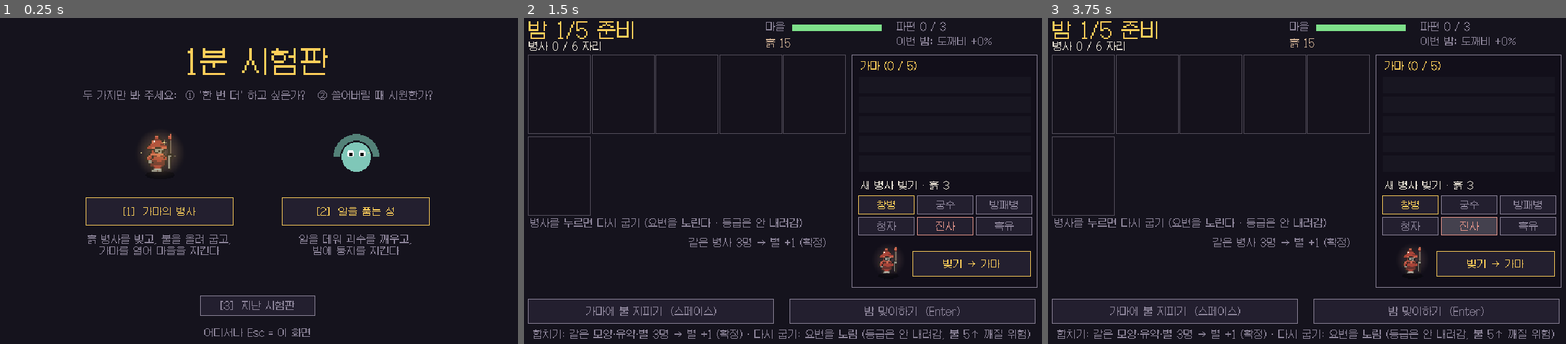
Above: before the commit, frames 1-3 (left to right).
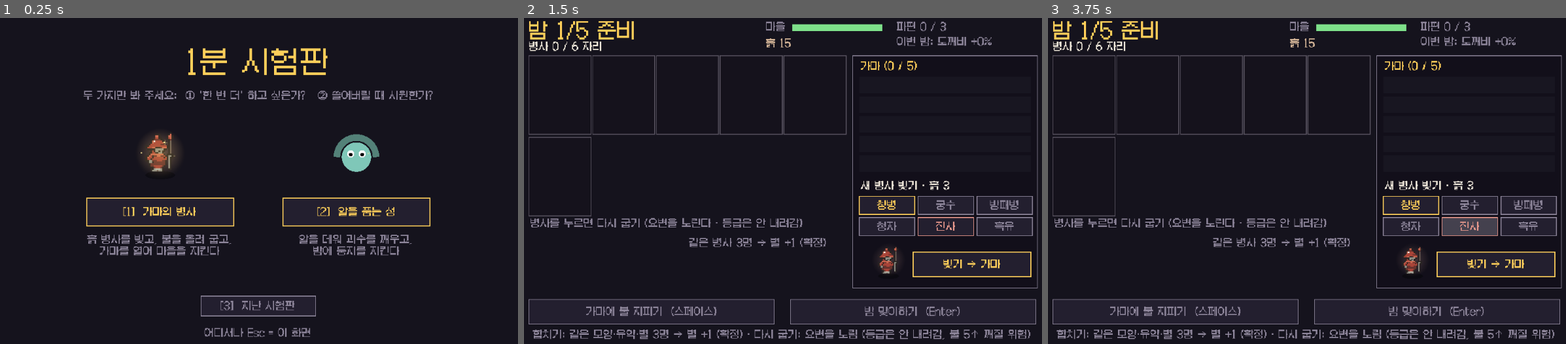
Above: after the commit, the same moments.

Repository: ychan94/game
Game: Godot game, scene res://src/game/launcher.tscn
The game is run twice, just before and just after one commit, with the same random seed, the same clock (stepped at 60 frames per second) and the same inputs.
Inputs (mouse positions are in pixels of both pictures, inside the frame that each line leads up to):
- Up to frame 1 (0.25 s): no input
- Up to frame 2 (1.5 s): tap Enter at 0.5 s; move the mouse to (896, 164) at 0.52 s; hold D 0.53-1.28 s; tap 1 at 0.6 s; click (896, 164) at 0.67 s; tap Space at 0.77, 1.25 s; tap 2 at 0.8, 1.35 s; move the mouse to (679, 197) at 1.27 s; hold S from 1.28 s (still down)
- Up to frame 3 (3.75 s): tap Space at 1.52, 2.75, 3.02 s; tap 1 at 1.55, 2.1, 3.05 s; tap Enter at 2, 3.5, 3.6 s; move the mouse to (1358, 109) at 2.02 s; release S at 2.03 s; hold D 2.03-2.78 s; tap 2 at 2.3, 2.85 s; move the mouse to (1281, 246) at 2.77 s; hold W 2.78-3.53 s; click (1281, 246) at 2.92 s; move the mouse to (1462, 229) at 3.52 s; hold A from 3.53 s (still down)

The runs differ from the first frame. In frame 1, 3.0% of the frame differs, in the area x 16-84%, y 9-98%; in frame 2, 6.3%, in the area x 0-100%, y 0-99%; in frame 3, 6.3%.

Commit message:
HD-2D: 고해상도 층 그리기, 실감 나는 전장 분위기, 입자 합동 기술, 이펙트 재생 장치
사용자: "배경이나 스킬 에셋, 파이프라인이 너무 어색해. 실물 같은 느낌으로 보완해야할 것 같아."
- 1280×800 으로 그리기 + 층 5개(바닥·뒷층·기본·빛·앞): 픽셀 캐릭터는 또렷, 빛·안개는 부드럽게
- 바닥 한 장(흙길·풀밭·돌담), 안개·달빛·반딧불·등불·푸른 밤·비네트
- 합동 기술 파도를 입자로 (불길 벽·물보라·흙먼지), 이펙트 애니메이션 재생 장치(fx 그림이 있으면 사용)
- 그림 목록에 배경 1장·이펙트 10종, 검사 도구 장면 수 검사, Codex 지시서 04
검사: p0·p1·boss 통과, 1280×800 스크린샷 확인, 임시 이펙트 그림으로 재생 확인(지움)
작업 메모: work/2026-11-27-실감/NOTES.md

Co-Authored-By: Claude Opus 5.5 <noreply@anthropic.com>
Claude-Session: https://claude.ai/code/session_013YWHGz7E5qjq6QhV64LkwS

Diff:
--- a/art/sprite_list.json
+++ b/art/sprite_list.json
@@ -272,6 +272,177 @@
    ],
    "group": "공통 (들판)",
    "what": "house 가 부서지고 불이 꺼진 모습."
+  },
+  {
+   "path": "assets/sprites/field/battlefield.png",
+   "size": [
+    640,
+    260
+   ],
+   "group": "실감 (배경·이펙트)",
+   "tile": true,
+   "max_colors": 96,
+   "what": "밤의 전장 배경 한 장 (위에서 비스듬히 내려다봄). 왼쪽 끝(가로 0~44px)은 마을 앞 다져진 흙마당과 낮은 돌담, 가운데를 가로질러 마을로 이어지는 흙길, 길 양옆은 밤 풀밭·돌·풀 포기, 오른쪽 끝은 어두운 숲 가장자리. 달빛은 오른쪽 위에서. 캐릭터가 잘 보이도록 전체적으로 어둡고 채도 낮게, 큰 물체(나무·바위)는 위쪽·아래쪽 가장자리에만. 집과 캐릭터는 그리지 않는다 (게임이 그 위에 그림). 픽셀 아트, 흐림 없음."
+  },
+  {
+   "path": "assets/sprites/fx/fire_wall.png",
+   "size": [
+    384,
+    48
+   ],
+   "frame": [
+    48,
+    48
+   ],
+   "frames": 8,
+   "group": "실감 (배경·이펙트)",
+   "fx": true,
+   "max_colors": 32,
+   "what": "합동 기술 '화염 파도'의 불기둥 한 칸. 아래에서 위로 넘실대는 불길, 하얀 노랑 심지 → 주황 → 붉은 끝. 8장면이 이어지면 계속 타오르는 고리. 한 장면 48×48, 가로로 8장면 이어 붙인 한 줄 (전체 384×48). 투명 배경. 빛나는 부분은 밝게 (게임이 빛을 더하는 방식으로 겹쳐 그림)."
+  },
+  {
+   "path": "assets/sprites/fx/water_wave.png",
+   "size": [
+    384,
+    48
+   ],
+   "frame": [
+    48,
+    48
+   ],
+   "frames": 8,
+   "group": "실감 (배경·이펙트)",
+   "fx": true,
+   "max_colors": 32,
+   "what": "합동 기술 '해일'의 물마루 한 칸. 왼쪽에서 오른쪽으로 부서지는 파도, 청자 비취색 물 + 하얀 물보라. 8장면 고리. 한 장면 48×48, 가로로 8장면 이어 붙인 한 줄 (전체 384×48). 투명 배경. 빛나는 부분은 밝게 (게임이 빛을 더하는 방식으로 겹쳐 그림)."
+  },
+  {
+   "path": "assets/sprites/fx/earth_crack.png",
+   "size": [
+    288,
+    48
+   ],
+   "frame": [
+    48,
+    48
+   ],
+   "frames": 6,
+   "group": "실감 (배경·이펙트)",
+   "fx": true,
+   "max_colors": 32,
+   "what": "합동 기술 '지진'. 땅이 세로로 갈라지며 흙과 돌조각이 튀어 오름, 흑유 검갈색 + 갈라진 틈의 주황빛. 6장면 (열렸다 가라앉음). 한 장면 48×48, 가로로 6장면 이어 붙인 한 줄 (전체 288×48). 투명 배경. 빛나는 부분은 밝게 (게임이 빛을 더하는 방식으로 겹쳐 그림)."
+  },
+  {
+   "path": "assets/sprites/fx/hit_spark.png",
+   "size": [
+    128,
+    32
+   ],
+   "frame": [
+    32,
+    32
+   ],
+   "frames": 4,
+   "group": "실감 (배경·이펙트)",
+   "fx": true,
+   "max_colors": 32,
+   "what": "속성 없는 타격 섬광. 하얀 십자·별 모양 섬광이 번쩍였다 사라짐. 4장면. 한 장면 32×32, 가로로 4장면 이어 붙인 한 줄 (전체 128×32). 투명 배경. 빛나는 부분은 밝게 (게임이 빛을 더하는 방식으로 겹쳐 그림)."
+  },
+  {
+   "path": "assets/sprites/fx/slash.png",
+   "size": [
+    240,
+    48
+   ],
+   "frame": [
+    48,
+    48
+   ],
+   "frames": 5,
+   "group": "실감 (배경·이펙트)",
+   "fx": true,
+   "max_colors": 32,
+   "what": "창 찌르기·베기 궤적. 오른쪽을 향한 하얀 초승달 궤적이 그어졌다 흩어짐. 5장면. 한 장면 48×48, 가로로 5장면 이어 붙인 한 줄 (전체 240×48). 투명 배경. 빛나는 부분은 밝게 (게임이 빛을 더하는 방식으로 겹쳐 그림)."
+  },
+  {
+   "path": "assets/sprites/fx/fire_burst.png",
+   "size": [
+    192,
+    32
+   ],
+   "frame": [
+    32,
+    32
+   ],
+   "frames": 6,
+   "group": "실감 (배경·이펙트)",
+   "fx": true,
+   "max_colors": 32,
+   "what": "불 속성 타격: 작은 불꽃 폭발과 불티. 6장면. 한 장면 32×32, 가로로 6장면 이어 붙인 한 줄 (전체 192×32). 투명 배경. 빛나는 부분은 밝게 (게임이 빛을 더하는 방식으로 겹쳐 그림)."
+  },
+  {
+   "path": "assets/sprites/fx/splash.png",
+   "size": [
+    192,
+    32
+   ],
+   "frame": [
+    32,
+    32
+   ],
+   "frames": 6,
+   "group": "실감 (배경·이펙트)",
+   "fx": true,
+   "max_colors": 32,
+   "what": "물 속성 타격: 물보라와 물방울이 튀었다 떨어짐. 6장면. 한 장면 32×32, 가로로 6장면 이어 붙인 한 줄 (전체 192×32). 투명 배경. 빛나는 부분은 밝게 (게임이 빛을 더하는 방식으로 겹쳐 그림)."
+  },
+  {
+   "path": "assets/sprites/fx/dust.png",
+   "size": [
+    192,
+    32
+   ],
+   "frame": [
+    32,
+    32
+   ],
+   "frames": 6,
+   "group": "실감 (배경·이펙트)",
+   "fx": true,
+   "max_colors": 32,
+   "what": "땅 속성 타격: 흙먼지와 작은 돌조각. 6장면. 한 장면 32×32, 가로로 6장면 이어 붙인 한 줄 (전체 192×32). 투명 배경. 빛나는 부분은 밝게 (게임이 빛을 더하는 방식으로 겹쳐 그림)."
+  },
+  {
+   "path": "assets/sprites/fx/death_poof.png",
+   "size": [
+    192,
+    32
+   ],
+   "frame": [
+    32,
+    32
+   ],
+   "frames": 6,
+   "group": "실감 (배경·이펙트)",
+   "fx": true,
+   "max_colors": 32,
+   "what": "도깨비가 쓰러질 때: 푸른 도깨비불 연기가 피어올랐다 흩어짐. 6장면. 한 장면 32×32, 가로로 6장면 이어 붙인 한 줄 (전체 192×32). 투명 배경. 빛나는 부분은 밝게 (게임이 빛을 더하는 방식으로 겹쳐 그림)."
+  },
+  {
+   "path": "assets/sprites/fx/legend_aura.png",
+   "size": [
+    384,
+    48
+   ],
+   "frame": [
+    48,
+    48
+   ],
+   "frames": 8,
+   "group": "실감 (배경·이펙트)",
+   "fx": true,
+   "max_colors": 32,
+   "what": "요변 병사 발밑에서 맴도는 금빛 기운 (원 모양 빛 고리 + 반짝이). 8장면 고리. 한 장면 48×48, 가로로 8장면 이어 붙인 한 줄 (전체 384×48). 투명 배경. 빛나는 부분은 밝게 (게임이 빛을 더하는 방식으로 겹쳐 그림)."
   }
  ],
  "정한 그림체 (2026-11-27, 사용자 승인)": [
--- a/src/game/glow_layer.gd
+++ b/src/game/glow_layer.gd
@@ -1,14 +1,32 @@
 extends Node2D
-## 빛 층: 이 층에 그린 것은 '빛을 더하는'(가산 혼합) 방식으로 섞인다. 겹칠수록 밝아져 진짜 빛처럼 보인다.
-## 실제 그리기는 주인(host)의 draw_glow(이 층) 이 한다.
+## 그리기 층 하나. 주인(host)의 draw_layer(이 층, mode) 가 실제로 그린다.
+##   bg    : 전장 바닥 (픽셀, 캐릭터 뒤)
+##   back  : 그림자·뒷빛·낮은 안개 (부드럽게, 캐릭터 뒤)
+##   glow  : 불빛·섬광 (빛을 더하는 가산 혼합, 캐릭터 앞)
+##   front : 앞 안개·밤 색감·가장자리 어둡게 (부드럽게, 캐릭터 앞)
 
 var host = null
+var mode := "glow"
 
 
-func _ready() -> void:
-	var m := CanvasItemMaterial.new()
-	m.blend_mode = CanvasItemMaterial.BLEND_MODE_ADD
-	material = m
+func setup(owner_node, layer_mode: String) -> void:
+	host = owner_node
+	mode = layer_mode
+	match mode:
+		"bg":
+			z_index = -2
+		"back":
+			z_index = -1
+			texture_filter = CanvasItem.TEXTURE_FILTER_LINEAR
+		"glow":
+			z_index = 1
+			texture_filter = CanvasItem.TEXTURE_FILTER_LINEAR
+			var m := CanvasItemMaterial.new()
+			m.blend_mode = CanvasItemMaterial.BLEND_MODE_ADD
+			material = m
+		"front":
+			z_index = 2
+			texture_filter = CanvasItem.TEXTURE_FILTER_LINEAR
 
 
 func _process(_d: float) -> void:
@@ -16,5 +34,5 @@
 
 
 func _draw() -> void:
-	if host != null and host.has_method("draw_glow"):
-		host.draw_glow(self)
+	if host != null and host.has_method("draw_layer"):
+		host.draw_layer(self, mode)
--- a/src/game/kiln_scene.gd
+++ b/src/game/kiln_scene.gd
@@ -138,7 +138,7 @@
 # ---------------- 그리기 ----------------
 func _draw() -> void:
 	buttons.clear()
-	draw_rect(Rect2(Vector2.ZERO, VIEW), C["bg"])
+	draw_screen_bg()
 	match state:
 		"prep":
 			_draw_prep()
--- a/src/game/nest_scene.gd
+++ b/src/game/nest_scene.gd
@@ -82,7 +82,7 @@
 # ---------------- 그리기 ----------------
 func _draw() -> void:
 	buttons.clear()
-	draw_rect(Rect2(Vector2.ZERO, VIEW), C["bg"])
+	draw_screen_bg()
 	match state:
 		"egg":
 			_draw_egg_screen()
--- a/src/game/proto_base.gd
+++ b/src/game/proto_base.gd
@@ -39,6 +39,9 @@
 var lights: Array = []           # 순간 섬광 [{pos, radius, color, t, life}]
 var hitstop := 0                 # 큰 한 방에 전투를 잠깐 멈춘다 (손맛)
 var impacts: Array = []          # 맞는 순간의 십자 섬광 [{pos, t, life, size, color}]
+var wave_parts: Array = []       # 합동 기술 파도 입자 [{pos, vel, t, life, size, element}]
+var anims: Array = []            # 이펙트 애니메이션 [{name, pos, frame_t, scale, add, flip}]
+const FX_FPS := 20               # 이펙트 그림 한 장면당 3프레임 (초당 20장)
 
 
 func _ready() -> void:
@@ -58,14 +61,68 @@
 	grad.add_point(0.35, Color(1, 1, 1, 0.55))
 	g.gradient = grad
 	glow_tex = g
-	glow_layer = load("res://src/game/glow_layer.gd").new()
-	glow_layer.host = self
-	add_child(glow_layer)
+	# 고해상도로 그리기: 픽셀 그림은 또렷하게(가까운 점), 빛·안개·연기는 부드럽게 (층마다 따로)
+	# project.godot 대신 실행 중에 바꾼다 (컴퓨터 쪽 편집기 변경과 겹치지 않게)
+	var win := get_window()
+	if win != null:
+		win.content_scale_mode = Window.CONTENT_SCALE_MODE_CANVAS_ITEMS
+		win.content_scale_aspect = Window.CONTENT_SCALE_ASPECT_KEEP
+	var Layer = load("res://src/game/glow_layer.gd")
+	for mode in ["bg", "back", "glow", "front"]:
+		var l: Node2D = Layer.new()
+		l.setup(self, mode)
+		add_child(l)
+		if mode == "glow":
+			glow_layer = l
+	_init_atmosphere()
 
 
 ## 부드러운 빛 한 점 (어느 층에든 그릴 수 있다)
 func glow(ci: CanvasItem, pos: Vector2, radius: float, color: Color, squash := 1.0) -> void:
 	ci.draw_texture_rect(glow_tex, Rect2(pos - Vector2(radius, radius * squash), Vector2(radius * 2.0, radius * 2.0 * squash)), false, color)
+
+
+## 이펙트 그림 (assets/sprites/fx/<이름>.png): 가로로 늘어선 정사각형 장면들. 있으면 재생하고 true, 없으면 false
+func fx_frames(name: String) -> int:
+	var tx := tex("fx/" + name)
+	if tx == null:
+		return 0
+	return maxi(1, int(tx.get_width() / tx.get_height()))
+
+
+func play_fx(name: String, pos: Vector2, scale_k := 1.0, add := true, flip := false) -> bool:
+	if fx_frames(name) == 0:
+		return false
+	anims.append({"name": name, "pos": pos, "frame_t": 0, "scale": scale_k, "add": add, "flip": flip})
+	return true
+
+
+func _draw_anims(ci: CanvasItem, o: Vector2, add: bool) -> void:
+	for a in anims:
+		if a["add"] != add:
+			continue
+		var tx := tex("fx/" + a["name"])
+		var n := fx_frames(a["name"])
+		var f: int = mini(n - 1, a["frame_t"] * FX_FPS / 60)
+		var fs: float = tx.get_height()
+		var sz: Vector2 = Vector2(fs, fs) * a["scale"]
+		var dst := Rect2(o + a["pos"] - sz / 2.0, sz)
+		if a["flip"]:
+			dst = Rect2(dst.position + Vector2(sz.x, 0), Vector2(-sz.x, sz.y))
+		ci.draw_texture_rect_region(tx, dst, Rect2(f * fs, 0, fs, fs))
+
+
+## 층마다 그릴 것
+func draw_layer(ci: CanvasItem, mode: String) -> void:
+	match mode:
+		"bg":
+			draw_background(ci)
+		"back":
+			draw_back(ci)
+		"glow":
+			draw_glow(ci)
+		"front":
+			draw_front(ci)
 
 
 ## 빛 층에 그릴 것: 장면마다 덮어써서 더한다 (super 호출)
@@ -73,15 +130,30 @@
 	if battle == null:
 		return
 	var o := FIELD_OFFSET + _shake_now
+	_draw_ambient_lights(ci, o)
+	_draw_anims(ci, o, true)
 	for l in lights:
 		var c: Color = l["color"]
 		c.a *= float(l["t"]) / l["life"]
 		glow(ci, l["pos"] + o, l["radius"] * (1.2 - 0.4 * float(l["t"]) / l["life"]), c)
 	for w in battle.waves:
 		var gc: Color = C[w["element"]].lightened(0.3)
-		gc.a = 0.5
-		for y in range(10, 260, 26):
-			glow(ci, Vector2(w["x"], y) + o, 26.0, gc)
+		gc.a = 0.22
+		for y in range(10, 260, 30):
+			glow(ci, Vector2(w["x"], y) + o, 34.0, gc)
+	for wp in wave_parts:
+		var age: float = float(wp["t"]) / wp["life"]
+		var col: Color
+		match wp["element"]:
+			"fire":
+				col = Color(1.0, 0.95, 0.75).lerp(Color(1.0, 0.55, 0.15), minf(1.0, age * 2.0)).lerp(Color(0.7, 0.12, 0.04), maxf(0.0, age * 2.0 - 1.0))
+				col.a = (1.0 - age) * 0.8
+			"water":
+				col = Color(0.95, 1.0, 1.0).lerp(Color(0.4, 0.85, 0.8), age)
+				col.a = (1.0 - age) * 0.6
+			_:
+				col = Color(0.75, 0.6, 0.42, (1.0 - age) * 0.35)
+		glow(ci, wp["pos"] + o, wp["size"] * (1.0 - age * 0.4), col)
 	for im in impacts:
 		var kk: float = float(im["t"]) / im["life"]
 		var ip: Vector2 = im["pos"] + o
@@ -108,12 +180,187 @@
 		col.a = 0.55
 		glow(ci, p, 10.0, col)
 	for u in battle.units:
+		if u.team == "ally" and u.tier == "legend" and fx_frames("legend_aura") > 0:
+			var at := tex("fx/legend_aura")
+			var an := fx_frames("legend_aura")
+			var afs: float = at.get_height()
+			var asz := Vector2(afs, afs) * 1.6
+			ci.draw_texture_rect_region(at, Rect2(o + u.pos + Vector2(0, 14) - asz / 2.0, asz), Rect2((t / 3 % an) * afs, 0, afs, afs))
 		if u.team == "ally" and u.tier == "legend":
 			var lc: Color = C["accent"]
 			lc.a = 0.22 + 0.08 * sin(t * 0.12)
 			glow(ci, u.pos + o + Vector2(0, -8), 34.0, lc)
 		if u.burn_t > 0:
 			glow(ci, u.pos + o, 12.0, Color(1.0, 0.45, 0.15, 0.35))
+
+
+
+# ---------------- 전장 분위기 (HD-2D: 캐릭터는 픽셀, 배경·빛·공기는 실감 나게) ----------------
+var ground_tex: Texture2D        # 바닥 한 장 (Codex 배경 그림 field/battlefield 가 있으면 그걸 쓴다)
+var vignette_tex: Texture2D      # 가장자리 어둡게
+var fireflies: Array = []
+var fogs: Array = []
+
+
+func _init_atmosphere() -> void:
+	# 가장자리로 갈수록 어두워지는 원
+	var vg := GradientTexture2D.new()
+	vg.width = 128
+	vg.height = 128
+	vg.fill = GradientTexture2D.FILL_RADIAL
+	vg.fill_from = Vector2(0.5, 0.5)
+	vg.fill_to = Vector2(1.05, 0.5)
+	var vgrad := Gradient.new()
+	vgrad.set_color(0, Color(0, 0, 0, 0))
+	vgrad.set_color(1, Color(0, 0, 0, 0.75))
+	vgrad.add_point(0.55, Color(0, 0, 0, 0.0))
+	vg.gradient = vgrad
+	vignette_tex = vg
+	for i in 16:
+		fireflies.append({"pos": Vector2(randf_range(60, 620), randf_range(10, 250)), "vel": Vector2.ZERO, "ph": randf() * TAU})
+	for i in 6:
+		fogs.append({"pos": Vector2(randf_range(-100, 640), randf_range(150, 250)), "speed": randf_range(0.08, 0.2), "r": randf_range(80, 140)})
+
+
+## 바닥 한 장을 코드로 만든다: 밤 풀밭 + 마을로 이어지는 흙길 + 돌 + 풀 포기 (반 해상도 → 2배)
+func _make_ground() -> Texture2D:
+	var w := 320
+	var h := 130
+	var img := Image.create(w, h, false, Image.FORMAT_RGBA8)
+	var nz := FastNoiseLite.new()
+	nz.seed = 7
+	nz.frequency = 0.06
+	var nz2 := FastNoiseLite.new()
+	nz2.seed = 11
+	nz2.frequency = 0.25
+	var grass := [Color("1b2a22"), Color("203227"), Color("26392b"), Color("2c4230")]
+	var dirt := [Color("3a3026"), Color("44382b"), Color("4e4131"), Color("5a4b38")]
+	var rng := RandomNumberGenerator.new()
+	rng.seed = 3
+	for y in h:
+		for x in w:
+			var n := (nz.get_noise_2d(x, y) + 1.0) * 0.5
+			var fine := (nz2.get_noise_2d(x, y) + 1.0) * 0.5
+			var path_y := 66.0 + sin(x * 0.025) * 9.0 + sin(x * 0.07) * 3.0
+			var path_w := 20.0 + 8.0 * (1.0 - x / float(w)) + nz.get_noise_2d(x * 3.0, 99.0) * 4.0
+			var d := absf(y - path_y)
+			var c: Color
+			if d < path_w:
+				c = dirt[clampi(int((n * 0.6 + fine * 0.4) * 4.0), 0, 3)]
+				if d > path_w - 3.0:
+					c = c.lerp(grass[1], 0.5)   # 길 가장자리
+				if fine > 0.82:
+					c = Color("6a5a45")          # 자갈
+			else:
+				c = grass[clampi(int((n * 0.7 + fine * 0.3) * 4.0), 0, 3)]
+				if fine > 0.86 and n > 0.4:
+					c = Color("3a5338")          # 풀 포기 밝은 끝
+			# 마을 쪽 다져진 마당
+			if x < 22:
+				c = c.lerp(dirt[1], 0.6)
+			img.set_pixel(x, y, c)
+	# 돌 몇 개
+	for i in 26:
+		var sx := rng.randi_range(30, w - 4)
+		var sy := rng.randi_range(2, h - 4)
+		img.set_pixel(sx, sy, Color("5c5a55"))
+		img.set_pixel(sx + 1, sy, Color("4a4844"))
+		img.set_pixel(sx, sy + 1, Color("3a3936"))
+	return ImageTexture.create_from_image(img)
+
+
+func _tick_atmosphere() -> void:
+	for f in fireflies:
+		f["ph"] += 0.05
+		f["vel"] = (f["vel"] + Vector2(randf_range(-0.05, 0.05), randf_range(-0.05, 0.05))).limit_length(0.5)
+		f["pos"] += f["vel"]
+		f["pos"].x = wrapf(f["pos"].x, 50, 630)
+		f["pos"].y = wrapf(f["pos"].y, 5, 255)
+	for g in fogs:
+		g["pos"].x += g["speed"]
+		if g["pos"].x - g["r"] > 640:
+			g["pos"].x = -g["r"]
+
+
+func _house_pos(i: int) -> Vector2:
+	return Vector2(8, 30 + i * 60) + Vector2(12, 14)
+
+
+## 화면 배경색: 전장이 보일 때는 바닥층이 그리므로 기본층은 칠하지 않는다
+func draw_screen_bg() -> void:
+	if battle == null:
+		draw_rect(Rect2(Vector2.ZERO, VIEW), C["bg"])
+
+
+## 바닥층: 화면 배경색 + 전장 한 장 + 마을 돌담
+func draw_background(ci: CanvasItem) -> void:
+	if battle == null:
+		return
+	ci.draw_rect(Rect2(Vector2.ZERO, VIEW), C["bg"])
+	var o := FIELD_OFFSET + _shake_now
+	var bf := tex("field/battlefield")
+	if bf != null:
+		ci.draw_texture_rect(bf, Rect2(o, Vector2(640, 260)), false)
+	else:
+		if ground_tex == null:
+			ground_tex = _make_ground()
+		ci.draw_texture_rect(ground_tex, Rect2(o, Vector2(640, 260)), false)
+	# 마을 돌담 (마을 경계)
+	for y in range(0, 260, 8):
+		var sx: float = 38.0 + (2.0 if (y / 8) % 2 == 0 else 0.0)
+		ci.draw_rect(Rect2(o + Vector2(sx, y), Vector2(6, 7)), Color("4b4842"))
+		ci.draw_rect(Rect2(o + Vector2(sx, y), Vector2(6, 1)), Color("67635b"))
+
+
+## 뒷층(부드럽게, 캐릭터 뒤): 달빛, 낮은 안개, 그림자, 병사 뒷빛
+func draw_back(ci: CanvasItem) -> void:
+	if battle == null:
+		return
+	var o := FIELD_OFFSET + _shake_now
+	glow(ci, o + Vector2(560, -40), 260.0, Color(0.55, 0.65, 0.95, 0.10))   # 달빛
+	for g in fogs:
+		glow(ci, o + g["pos"], g["r"], Color(0.7, 0.78, 0.9, 0.07), 0.35)
+	for u in battle.units:
+		var mo := _motion(u)
+		if u.team == "ally":
+			glow(ci, o + u.pos + Vector2(0, 22), 20.0, Color(0, 0, 0, 0.55), 0.3)
+			var bl: Color = C[u.element].lightened(0.55)
+			bl.a = 0.28
+			glow(ci, o + u.pos + mo["off"] + Vector2(0, -6), 30.0, bl)
+		else:
+			var look := _enemy_look(u)
+			var tx := tex(look[0])
+			var h: float = (tx.get_height() if tx != null else 20.0) * look[1]
+			glow(ci, o + u.pos + Vector2(0, h * 0.36), h * 0.38, Color(0, 0, 0, 0.5), 0.3)
+
+
+## 앞층(부드럽게, 캐릭터 앞): 앞 안개 자락, 밤 색감, 가장자리 어둡게
+func draw_front(ci: CanvasItem) -> void:
+	if battle == null:
+		return
+	var o := FIELD_OFFSET + _shake_now
+	for i in 3:
+		var fx_x: float = fmod(t * (0.25 + i * 0.1) + i * 230.0, 900.0) - 130.0
+		glow(ci, o + Vector2(fx_x, 245 - i * 8), 120.0, Color(0.75, 0.82, 0.95, 0.06), 0.25)
+	ci.draw_rect(Rect2(o, Vector2(640, 260)), Color(0.08, 0.12, 0.3, 0.12))   # 푸른 밤
+	ci.draw_texture_rect(vignette_tex, Rect2(o + Vector2(-40, -30), Vector2(720, 320)), false)
+
+
+## 빛층에 더하는 것: 마을 등불, 반딧불
+func _draw_ambient_lights(ci: CanvasItem, o: Vector2) -> void:
+	var vk: float = battle.village_hp / PD.VILLAGE_HP
+	for i in 4:
+		if vk <= i * 0.25:
+			continue
+		var fl := 0.85 + 0.15 * sin(t * 0.21 + i * 1.7) + 0.06 * sin(t * 0.67 + i)
+		var hp := _house_pos(i) + o + Vector2(8, 2)
+		glow(ci, hp, 34.0 * fl, Color(1.0, 0.62, 0.25, 0.28 * fl))
+		glow(ci, hp, 8.0, Color(1.0, 0.8, 0.45, 0.6 * fl))
+	for f in fireflies:
+		var a: float = maxf(0.0, sin(f["ph"]))
+		if a > 0.05:
+			glow(ci, o + f["pos"], 6.0, Color(0.75, 1.0, 0.45, 0.55 * a))
+			ci.draw_rect(Rect2(o + f["pos"], Vector2(1, 1)), Color(0.9, 1.0, 0.7, a))
 
 
 # ---------------- 입력 ----------------
@@ -171,6 +418,7 @@
 
 func tick_fx() -> void:
 	t += 1
+	_tick_atmosphere()
 	shake = maxf(0.0, shake * 0.85 - 0.05)
 	_shake_now = shake_offset()
 	for id in uv:
@@ -196,6 +444,15 @@
 	for im in impacts:
 		im["t"] -= 1
 	impacts = impacts.filter(func(im): return im["t"] > 0)
+	for a in anims:
+		a["frame_t"] += 1
+	anims = anims.filter(func(a): return a["frame_t"] * FX_FPS / 60 < fx_frames(a["name"]))
+	for wp in wave_parts:
+		wp["pos"] += wp["vel"]
+		if wp["element"] != "fire":
+			wp["vel"].y += 0.18
+		wp["t"] += 1
+	wave_parts = wave_parts.filter(func(wp): return wp["t"] < wp["life"])
 	for p in fx:
 		p["pos"] += p["vel"]
 		p["vel"] *= 0.93
@@ -231,6 +488,10 @@
 
 
 func _element_hit_fx(pos: Vector2, element: String, dir: Vector2, big: bool) -> void:
+	var sheet: String = {"fire": "fire_burst", "water": "splash", "earth": "dust"}.get(element, "hit_spark")
+	if play_fx(sheet, pos, 1.5 if big else 1.0, element != "earth", dir.x < 0.0):
+		light(pos, 22.0 if big else 14.0, Color(C.get(element, C["text"]).r, C.get(element, C["text"]).g, C.get(element, C["text"]).b, 0.5), 10)
+		return
 	var sp := pos + FIELD_OFFSET
 	match element:
 		"fire":
@@ -259,12 +520,27 @@
 		hitstop -= 1
 		return
 	battle.step()
-	# 합동 기술 파도 앞에서 튀는 입자
+	# 합동 기술 파도: 벽 그림(fx/fire_wall·water_wave·earth_crack)이 있으면 세로로 이어 재생, 없으면 입자
 	for w in battle.waves:
-		var wc: Color = C[w["element"]].lightened(0.4)
-		for i in 4:
-			fx.append({"pos": Vector2(w["x"], randf_range(0, 260)) + FIELD_OFFSET, "vel": Vector2(randf_range(0.5, 2.5), randf_range(-2.0, 0.5)),
-				"t": 20, "life": 20, "color": wc, "size": 3.0 if w["element"] == "earth" else 2.0})
+		var el: String = w["element"]
+		var wall: String = {"fire": "fire_wall", "water": "water_wave", "earth": "earth_crack"}[el]
+		if fx_frames(wall) > 0:
+			if battle.frame % 3 == 0:
+				for y in range(16, 260, 40):
+					play_fx(wall, Vector2(w["x"], y), 1.0, el != "earth")
+			continue
+		for i in (14 if el == "fire" else 10):
+			var y := randf_range(0.0, 260.0)
+			match el:
+				"fire":
+					wave_parts.append({"pos": Vector2(w["x"] + randf_range(-8, 4), y), "vel": Vector2(randf_range(2.0, 4.0), -randf_range(1.0, 2.6)),
+						"t": 0, "life": randi_range(10, 18), "size": randf_range(8.0, 14.0), "element": el})
+				"water":
+					wave_parts.append({"pos": Vector2(w["x"] + randf_range(-4, 4), y), "vel": Vector2(randf_range(1.0, 3.5), randf_range(-2.5, 0.5)),
+						"t": 0, "life": randi_range(14, 26), "size": randf_range(5.0, 10.0), "element": el})
+				"earth":
+					wave_parts.append({"pos": Vector2(w["x"] + randf_range(-6, 6), y), "vel": Vector2(randf_range(-0.5, 0.8), -randf_range(1.5, 3.5)),
+						"t": 0, "life": randi_range(16, 28), "size": randf_range(6.0, 12.0), "element": el})
 	# 걷기: 움직인 만큼 걸음 단계를 올린다
 	for u in battle.units:
 		var m := _mv(u.id)
@@ -278,7 +554,8 @@
 				var m := _mv(e["unit"])
 				m["lunge"] = 10
 				m["dir"] = (e["to"] - e["pos"]).normalized()
-				swooshes.append({"pos": e["pos"], "to": e["to"], "dir": m["dir"], "t": 9, "life": 9, "role": e.get("role", ""), "element": e["element"], "team": e["team"]})
+				if not play_fx("slash", e["to"] - m["dir"] * 6.0, 1.2 if e["team"] == "ally" else 0.9, true, m["dir"].x < 0.0):
+					swooshes.append({"pos": e["pos"], "to": e["to"], "dir": m["dir"], "t": 9, "life": 9, "role": e.get("role", ""), "element": e["element"], "team": e["team"]})
 			"shot":
 				var m2 := _mv(e["unit"])
 				m2["lunge"] = 8
@@ -307,7 +584,8 @@
 				var who: String = e.get("who", "")
 				corpses.append({"pos": e["pos"], "vel": Vector2(randf_range(1.0, 2.0) * (1.0 if e["team"] == "enemy" else -1.0), -3.5),
 					"t": 22, "life": 22, "team": e["team"], "who": who, "element": e.get("element", ""), "id": e["unit"]})
-				burst(e["pos"] + FIELD_OFFSET, C["accent"] if e["team"] == "enemy" else C["dim"], 16 if e["big"] else 9, 3.2)
+				if not (e["team"] == "enemy" and play_fx("death_poof", e["pos"], 2.0 if e["big"] else 1.4, true)):
+					burst(e["pos"] + FIELD_OFFSET, C["accent"] if e["team"] == "enemy" else C["dim"], 16 if e["big"] else 9, 3.2)
 				light(e["pos"], 30.0 if e["big"] else 18.0, Color(1.0, 0.85, 0.5, 0.6), 12)
 				if e["big"]:
 					shake = maxf(shake, 6.0)
@@ -570,9 +848,6 @@
 	if mo["white"]:
 		col = Color.WHITE
 	var r: float = u.radius
-	draw_set_transform(base + u.pos + Vector2(0, h * 0.36), 0.0, Vector2(1.0, 0.3))
-	draw_circle(Vector2.ZERO, h * 0.32, Color(0, 0, 0, 0.35))
-	draw_set_transform(base)
 	var etint: Color = Color(2.5, 2.5, 2.5) if mo["white"] else look[2]
 	if tx != null:
 		_draw_unit_sprite(look[0], base, p, sc, mo["sq"], etint)
@@ -645,15 +920,7 @@
 func draw_battle() -> void:
 	var base := FIELD_OFFSET + _shake_now
 	draw_set_transform(base)
-	var ga := tex("field/grass_a")
-	var gb := tex("field/grass_b")
-	for x in 20:
-		for y in 9:
-			var g: Texture2D = ga if (x + y) % 2 == 0 else (gb if gb != null else ga)
-			if g != null:
-				draw_texture_rect(g, Rect2(x * 32, y * 32, 32, 32), false)
-			else:
-				draw_rect(Rect2(x * 32, y * 32, 32, 32), C["grass_a"] if (x + y) % 2 == 0 else C["grass_b"])
+	# 바닥·그림자·뒷빛은 층(bg/back)이 그린다
 	# 마을
 	var vk: float = battle.village_hp / PD.VILLAGE_HP if battle != null else 1.0
 	for i in 4:
@@ -666,7 +933,6 @@
 			continue
 		draw_rect(Rect2(hpos, Vector2(24, 18)), C["village"] if hp_ok else C["village"].darkened(0.6))
 		draw_colored_polygon(PackedVector2Array([hpos + Vector2(-3, 0), hpos + Vector2(27, 0), hpos + Vector2(12, -12)]), C["roof"] if hp_ok else C["roof"].darkened(0.6))
-	draw_line(Vector2(40, 0), Vector2(40, 260), Color(1, 1, 1, 0.08), 1.0)
 	if battle == null:
 		draw_set_transform(Vector2.ZERO)
 		return
@@ -679,6 +945,7 @@
 		else:
 			draw_enemy_shape(u, base)
 	_draw_waves()
+	_draw_anims(self, Vector2.ZERO, false)
 	_draw_corpses(base)
 	_draw_swooshes()
 	_draw_arrows()
@@ -690,7 +957,6 @@
 	var p: Vector2 = u.pos + mo["off"]
 	var sname := ("kiln/soldier_%s_%s" if view_style == "kiln" else "nest/creature_%s_%s") % [u.kind, u.element]
 	if tex(sname) != null:
-		draw_backlight(u.pos, u.element, ALLY_SCALE * 0.8, base)
 		_draw_unit_sprite(sname, base, p, ALLY_SCALE, mo["sq"], Color(2.5, 2.5, 2.5) if mo["white"] else Color.WHITE)
 		_draw_tier_aura(p + Vector2(0, -6), u.tier, ALLY_SCALE * 0.9)
 	else:
@@ -700,31 +966,24 @@
 		draw_rect(Rect2(u.pos + Vector2(-14, 26), Vector2(28 * u.hp / u.max_hp, 3)), C["good"])
 
 
-## 합동 기술 파도: 불의 벽 / 물결 / 갈라지는 땅
+## 합동 기술 파도의 형태 (빛·입자는 빛층): 물은 하얀 물마루, 땅은 갈라진 줄과 돌조각
 func _draw_waves() -> void:
 	for w in battle.waves:
 		var x: float = w["x"]
-		var col: Color = C[w["element"]]
 		match w["element"]:
-			"fire":
-				for y in range(0, 260, 10):
-					var hgt := 10.0 + 6.0 * sin(t * 0.5 + y * 0.3)
-					draw_colored_polygon(PackedVector2Array([Vector2(x - 8, y + 10), Vector2(x + 4, y + 10), Vector2(x - 2 + sin(y + t * 0.4) * 3.0, y + 10 - hgt)]), Color(1.0, 0.55, 0.15, 0.85))
-				var tail := col
-				tail.a = 0.25
-				draw_rect(Rect2(x - 60, 0, 52, 260), tail)
 			"water":
-				var tail2 := col
-				tail2.a = 0.3
-				draw_rect(Rect2(x - 70, 0, 66, 260), tail2)
-				for y in range(0, 260, 18):
-					draw_arc(Vector2(x - 4, y + 9), 9.0, -PI / 2.0, PI / 2.0, 8, Color(0.92, 0.98, 1.0, 0.9), 3.0)
+				for y in range(0, 260, 16):
+					draw_arc(Vector2(x - 3, y + 8), 8.0, -PI / 2.0, PI / 2.0, 8, Color(0.92, 0.98, 1.0, 0.75), 2.0)
 			"earth":
 				var pts := PackedVector2Array()
-				for y in range(0, 270, 12):
-					pts.append(Vector2(x + (6.0 if (y / 12) % 2 == 0 else -6.0), y))
-				draw_polyline(pts, Color(0.2, 0.14, 0.1), 4.0)
-				draw_polyline(pts, Color(0.85, 0.65, 0.4, 0.8), 1.0)
+				for y in range(0, 270, 10):
+					pts.append(Vector2(x - 8 + (5.0 if (y / 10) % 2 == 0 else -5.0), y))
+				draw_polyline(pts, Color(0.12, 0.08, 0.06), 3.0)
+				draw_polyline(pts, Color(0.9, 0.6, 0.3, 0.6), 1.0)
+	for wp in wave_parts:
+		if wp["element"] == "earth" and wp["size"] > 10.0:
+			var a: float = 1.0 - float(wp["t"]) / wp["life"]
+			draw_rect(Rect2(wp["pos"] - Vector2(2, 2), Vector2(4, 4)), Color(0.35, 0.28, 0.22, a))
 
 
 func _draw_corpses(base: Vector2) -> void:
Not shown, changed: AGENTS.md
Not shown, changed: docs/그림-목록.md
Not shown, added: work/2026-11-27-실감/NOTES.md
Not shown, added: work/2026-11-27-실감/handoff-04.md
